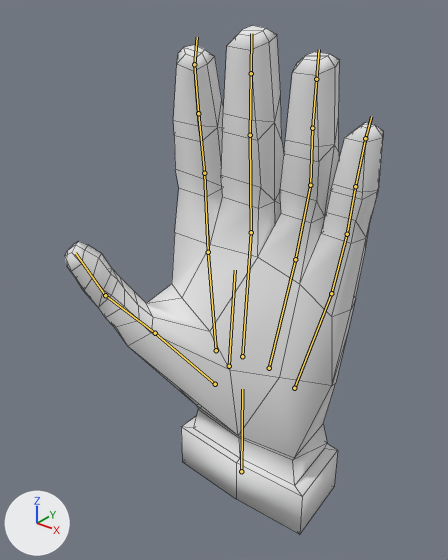
Two versions of the Blender file EgoFractum/Assets/Models/BlendFiles/handFixed.blend, one commit apart.
Rendered twice from a 50 mm lens placed at (0.2, -0.27, 0.282), pointed at (-0.016, 0.0, 0.114). The axes (+X, +Y, +Z) are drawn at lower left. The lights are the same throughout. The picture after the commit comes second. The bones that change, and the others that lie on the model, are drawn over the model as lines. Mesh edges are drawn as thin lines.

Objects in the first picture: 'HandModel'.
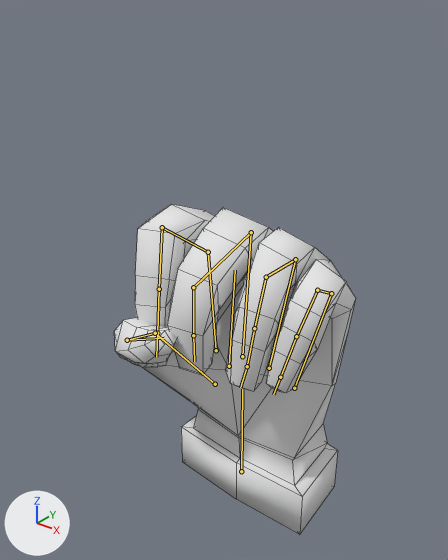
The newer file adds an action. The first version stands in its rest pose; the second is drawn at frame 30 of the action 'Closed'.

The change in detail:
Bone 'L_IndexProximal' (bone_l_indexproximal) moves from (0.0, 0.0, 0.0) to (0.0018, 0.0168, -0.0105).
Bone 'L_IndexProximal' (bone_l_indexproximal) turns from (0, 0, 0) to (57, -6, -22) degrees about its own x, y and z.
Bone 'L_IndexIntermediate' (bone_l_indexintermediate) moves from (0.0, 0.0, 0.0) to (-0.0011, -0.0014, -0.0028).
Bone 'L_IndexIntermediate' (bone_l_indexintermediate) turns from (0, 0, 0) to (94, 28, -22) degrees about its own x, y and z.
Bone 'L_MiddleProximal' (bone_l_middleproximal) moves from (0.0, 0.0, 0.0) to (0.001, 0.0, 0.0106).
Bone 'L_MiddleProximal' (bone_l_middleproximal) turns from (0, 0, 0) to (100, 0, -10) degrees about its own x, y and z.
Bone 'L_MiddleIntermediate' (bone_l_middleintermediate) moves from (0.0, 0.0, 0.0) to (0.0069, -0.0089, 0.0272).
Bone 'L_MiddleIntermediate' (bone_l_middleintermediate) turns from (0, 0, 0) to (81, 3, 0) degrees about its own x, y and z.
Bone 'L_RingProximal' (bone_l_ringproximal) moves from (0.0, 0.0, 0.0) to (0.0007, -0.0069, 0.0052).
Bone 'L_RingProximal' (bone_l_ringproximal) turns from (0, 0, 0) to (78, 10, -12) degrees about its own x, y and z.
Bone 'L_RingIntermediate' (bone_l_ringintermediate) moves from (0.0, 0.0, 0.0) to (0.0004, 0.006, 0.0024).
Bone 'L_RingIntermediate' (bone_l_ringintermediate) turns from (0, 0, 0) to (86, 8, -19) degrees about its own x, y and z.
Bone 'L_LittleProximal' (bone_l_littleproximal) moves from (0.0, 0.0, 0.0) to (-0.0015, -0.0094, -0.0048).
Bone 'L_LittleProximal' (bone_l_littleproximal) turns from (0, 0, 0) to (59, 4, -12) degrees about its own x, y and z.
Bone 'L_LittleIntermediate' (bone_l_littleintermediate) moves from (0.0, 0.0, 0.0) to (-0.0099, 0.0037, -0.0261).
Bone 'L_LittleIntermediate' (bone_l_littleintermediate) turns from (0, 0, 0) to (99, 10, -17) degrees about its own x, y and z.
Bone 'L_ThumbProximal' (bone_l_thumbproximal) turns from (0, 0, 0) to (27, -38, 35) degrees about its own x, y and z.
Bone 'L_ThumbDistal' (bone_l_thumbdistal) turns from (0, 0, 0) to (45, -32, -51) degrees about its own x, y and z.

What differs and where, as boxes (x1, y1, x2, y2) in the pictures (448 x 560 px):
'HandModel', posed (24% narrower, 35% shorter)
    before: (65, 25, 383, 534)
    after: (114, 204, 356, 534)
bone 'L_IndexProximal', root to tip
    before: (208, 252) to (204, 173)
    after: (208, 252) to (162, 227)
bone 'L_IndexIntermediate', root to tip
    before: (204, 173) to (198, 113)
    after: (162, 227) to (159, 289)
bone 'L_MiddleProximal', root to tip
    before: (251, 232) to (250, 135)
    after: (251, 232) to (193, 287)
bone 'L_MiddleIntermediate', root to tip
    before: (250, 135) to (251, 73)
    after: (193, 287) to (193, 335)
bone 'L_RingProximal', root to tip
    before: (295, 259) to (310, 185)
    after: (295, 259) to (266, 277)
bone 'L_RingIntermediate', root to tip
    before: (310, 185) to (312, 128)
    after: (266, 277) to (254, 328)
bone 'L_LittleProximal', root to tip
    before: (331, 293) to (347, 234)
    after: (331, 293) to (317, 290)
bone 'L_LittleIntermediate', root to tip
    before: (347, 234) to (355, 186)
    after: (317, 290) to (296, 336)
bone 'L_ThumbProximal', root to tip
    before: (155, 333) to (105, 295)
    after: (155, 333) to (127, 340)
bone 'L_ThumbDistal', root to tip
    before: (105, 295) to (75, 253)
    after: (127, 340) to (164, 338)
